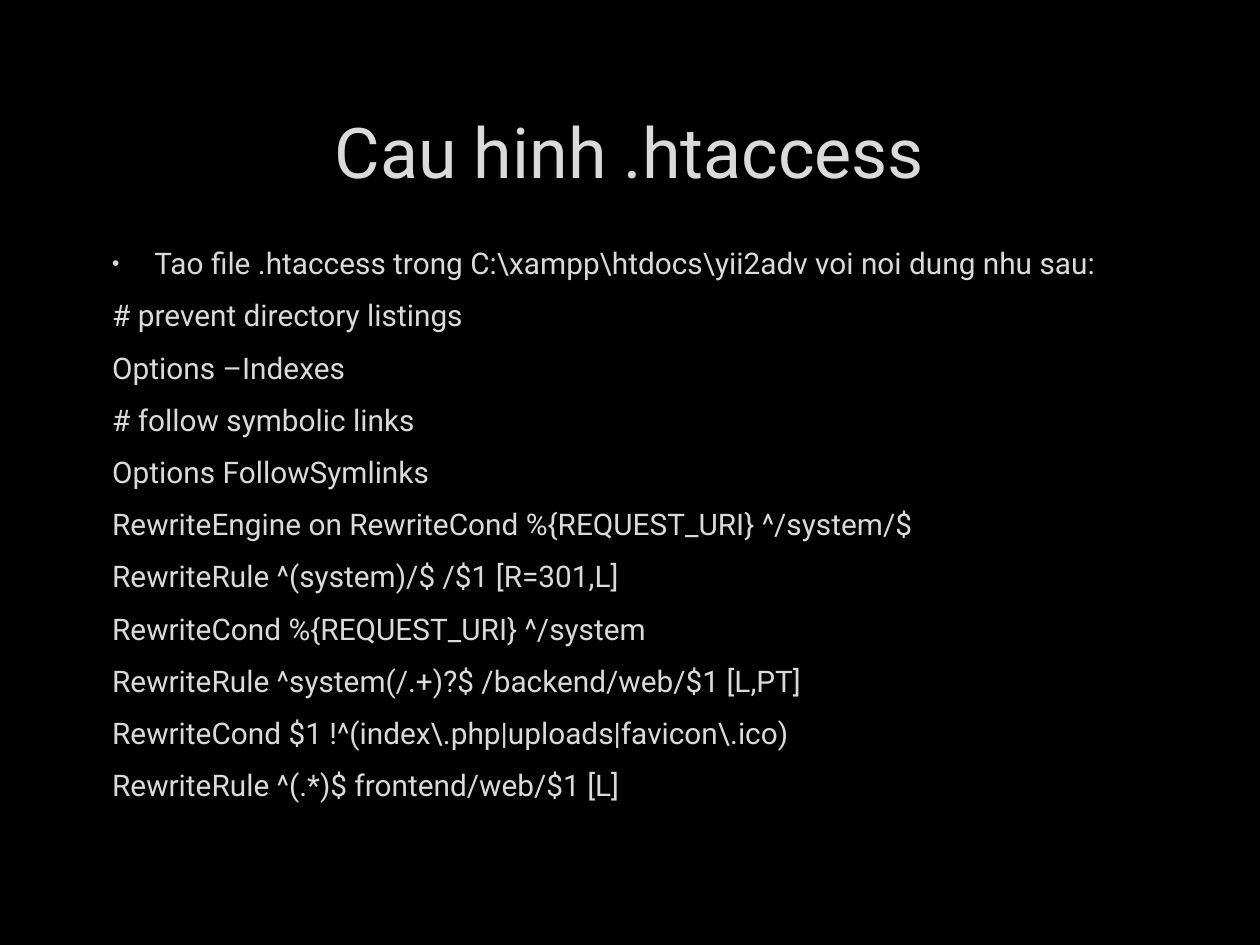
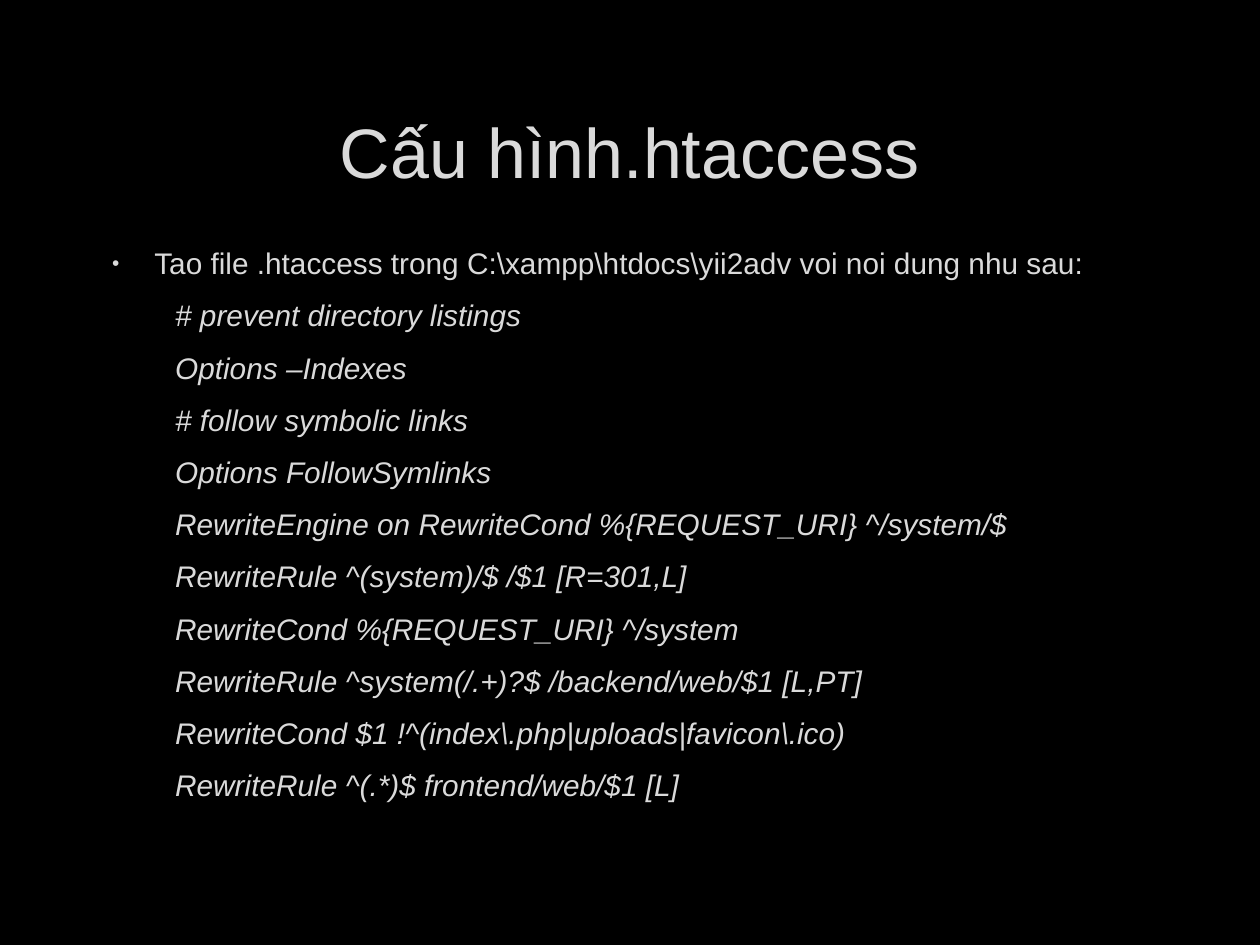
Before and after one commit to deviknight/php, a slide deck: slide 24 of Yii-Framwork.pptx (slide 19 before the commit). Drawn at 1260x945 pixels with LibreOffice and Linux fonts; fonts in the diff are those of the drawing; background and template pictures are left out. Boxes give left, top, right and bottom in pixels: in the first picture for what was removed or moved away, otherwise in the second. Text is boxed around its words. In the diff, an @@ line names an element or a change of style, - is before the commit and + after.

```diff
--- a/Yii-Framwork.pptx
+++ b/Yii-Framwork.pptx
@@ title at [340,124,920,179]: text changed; font Roboto to Arial @@
-Cau hinh .htaccess
+Cấu hình.htaccess
@@ text "Tao file .htaccess trong C:\xampp\htdocs\yii2adv ..." at [154,252,1082,802]: font Roboto to Arial; italic on in "# prevent directory listings", "Options –Indexes", "# follow symbolic links", "Options FollowSymlinks" and 6 more places @@
```
Also in this commit, not shown: 19 other slides changed, 9 slides added, 2 slides removed, 2 other files.
